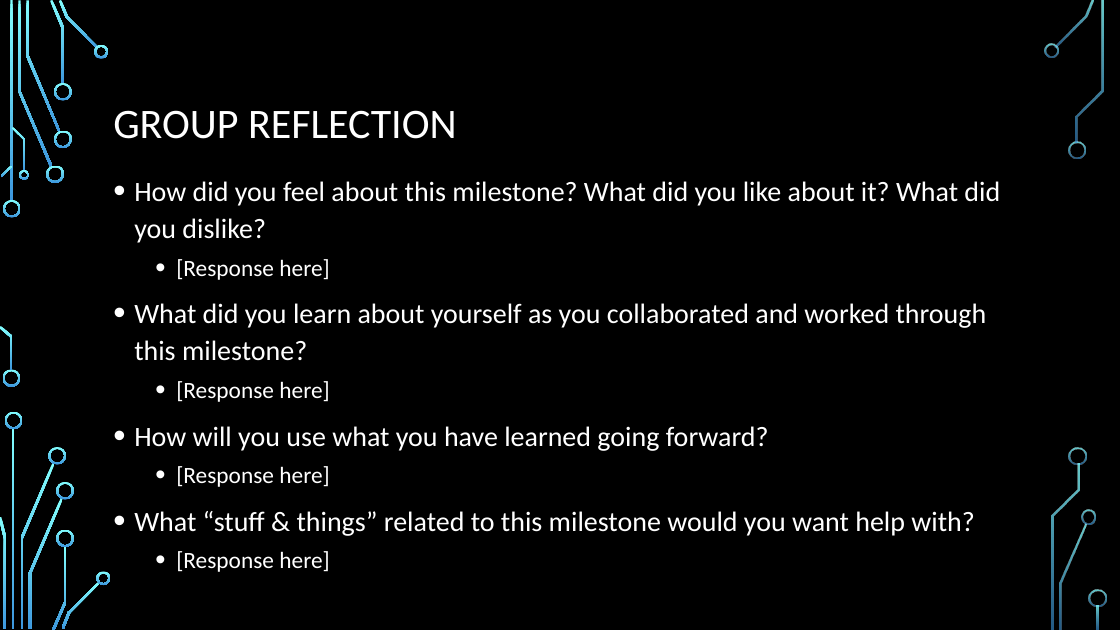
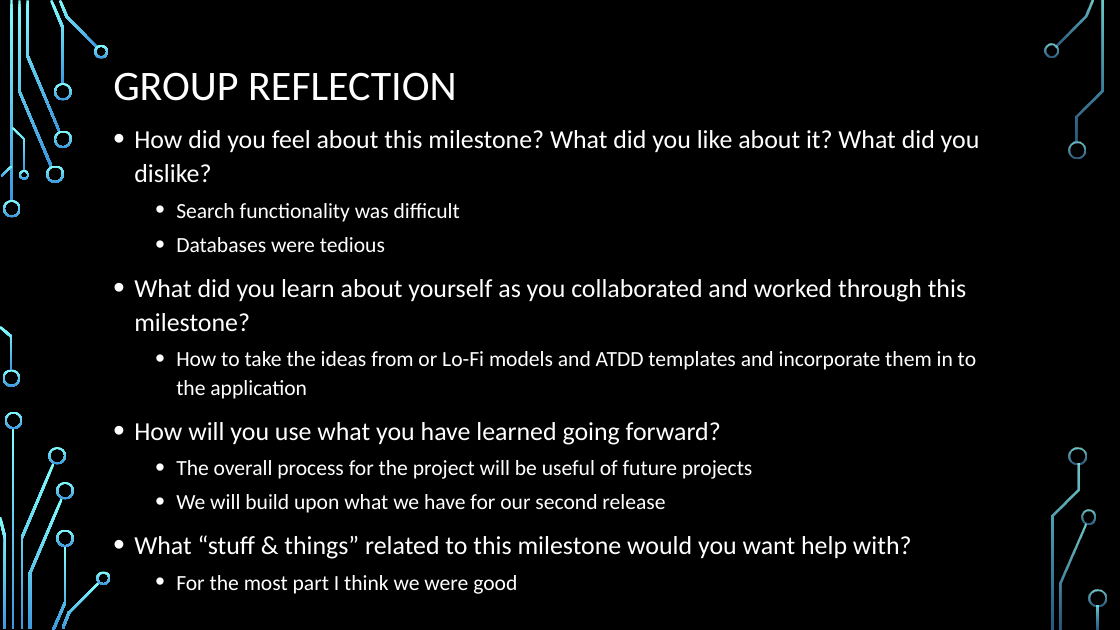
Before and after one commit to ureginastudent/PROJECT, a slide deck: slide 7 of Milestone 6/ENSE 470 Milestone 6.pptx. Drawn at 1120x630 pixels with LibreOffice and Linux fonts; fonts in the diff are those of the drawing; background and template pictures are left out. Boxes give left, top, right and bottom in pixels: in the first picture for what was removed or moved away, otherwise in the second. Text is boxed around its words. In the diff, an @@ line names an element or a change of style, - is before the commit and + after.

Commit message:
Update: completed everything

```diff
--- a/Milestone 6/ENSE 470 Milestone 6.pptx
+++ b/Milestone 6/ENSE 470 Milestone 6.pptx
@@ title "GROUP REFLECTION": place and size @@
-title "GROUP REFLECTION" at bbox=[113, 110, 457, 139]
+title "GROUP REFLECTION" at bbox=[113, 72, 457, 101]
@@ text "How did you feel about ...": place and size @@
-text "How did you feel about ..." at bbox=[134, 181, 1000, 572]
+text "How did you feel about ..." at bbox=[134, 130, 980, 594]
@@ text at bbox=[134, 130, 980, 559]: size 24 to 22.2 pt in "How did you feel about this milestone? ...", "What did you learn about yourself as ...", "How will you use what you have ...", "What “stuff & things” related to this ..." @@
@@ text at bbox=[176, 203, 460, 252]: text changed; size 20 to 18.5 pt @@
-  • [Response here]
+  • Search functionality was difficult
+  • Databases were tedious
@@ text at bbox=[176, 351, 976, 399]: text changed; size 20 to 18.5 pt @@
-  • [Response here]
+  • How to take the ideas from or Lo-Fi models and ATDD templates and incorporate them in to the application
@@ text at bbox=[176, 460, 753, 513]: text changed; size 20 to 18.5 pt @@
-  • [Response here]
+  • The overall process for the project will be useful of future projects
+  • We will build upon what we have for our second release
@@ text at bbox=[176, 575, 517, 594]: text changed; size 20 to 18.5 pt @@
-  • [Response here]
+  • For the most part I think we were good
```
